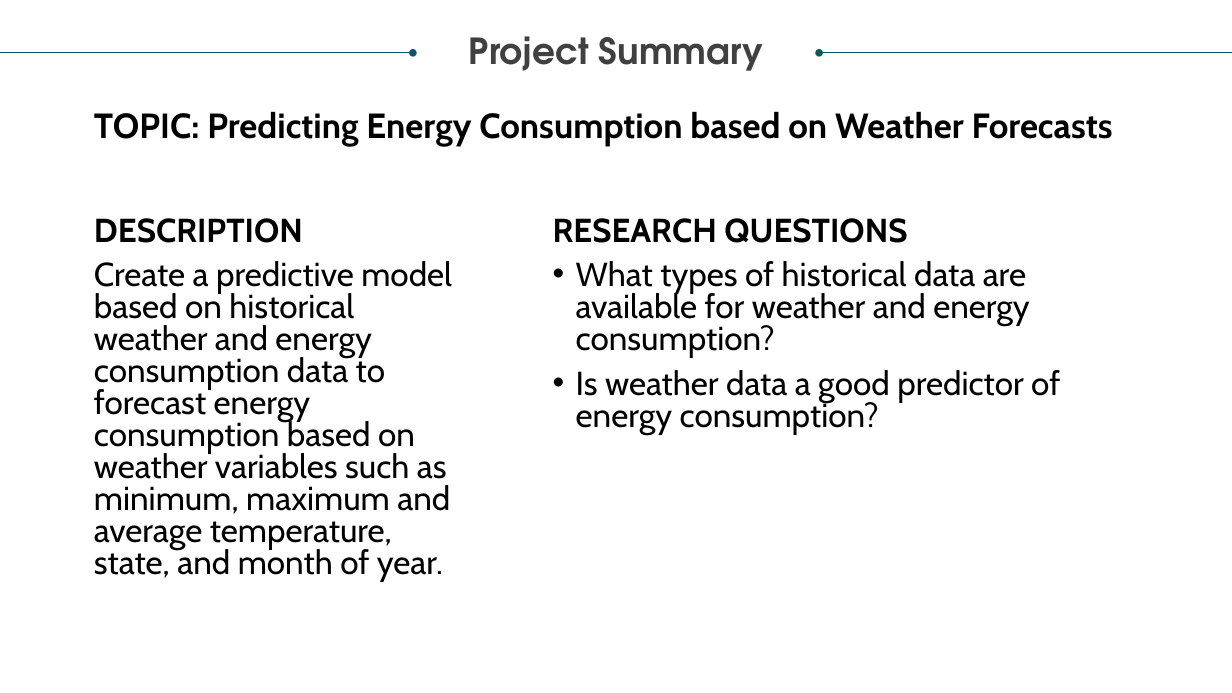
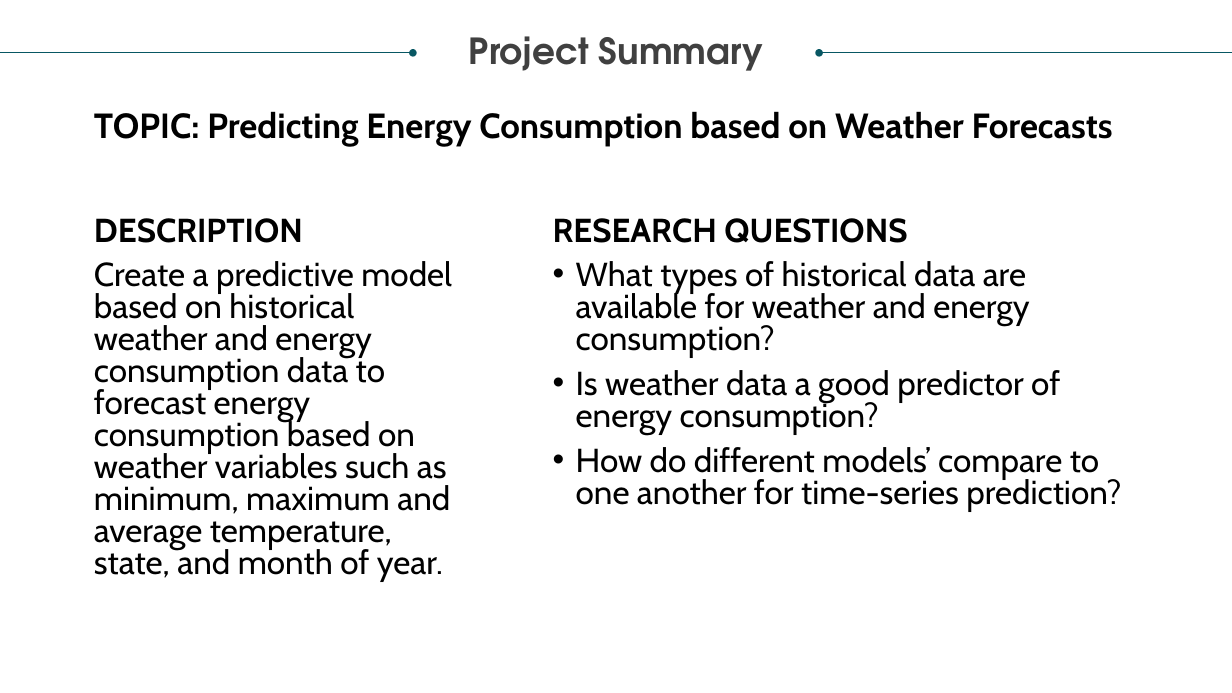
Before and after one commit to jcbritton/Weather_vs_Energy_Consumption, a slide deck: slide 2 of Project 4 Presentation.pptx. Drawn at 1232x693 pixels with LibreOffice and Linux fonts; fonts in the diff are those of the drawing. Boxes give left, top, right and bottom in pixels: in the first picture for what was removed or moved away, otherwise in the second. Text is boxed around its words. In the diff, an @@ line names an element or a change of style, - is before the commit and + after.

Commit message:
updated slides with LSTM model info

```diff
--- a/Project 4 Presentation.pptx
+++ b/Project 4 Presentation.pptx
@@ text at <box>576,447,1121,511</box>: paragraph added @@
+• How do different models’ compare to one another for time-series prediction?
```
Also in this commit, not shown: 2 other slides changed, 4 slides added.
